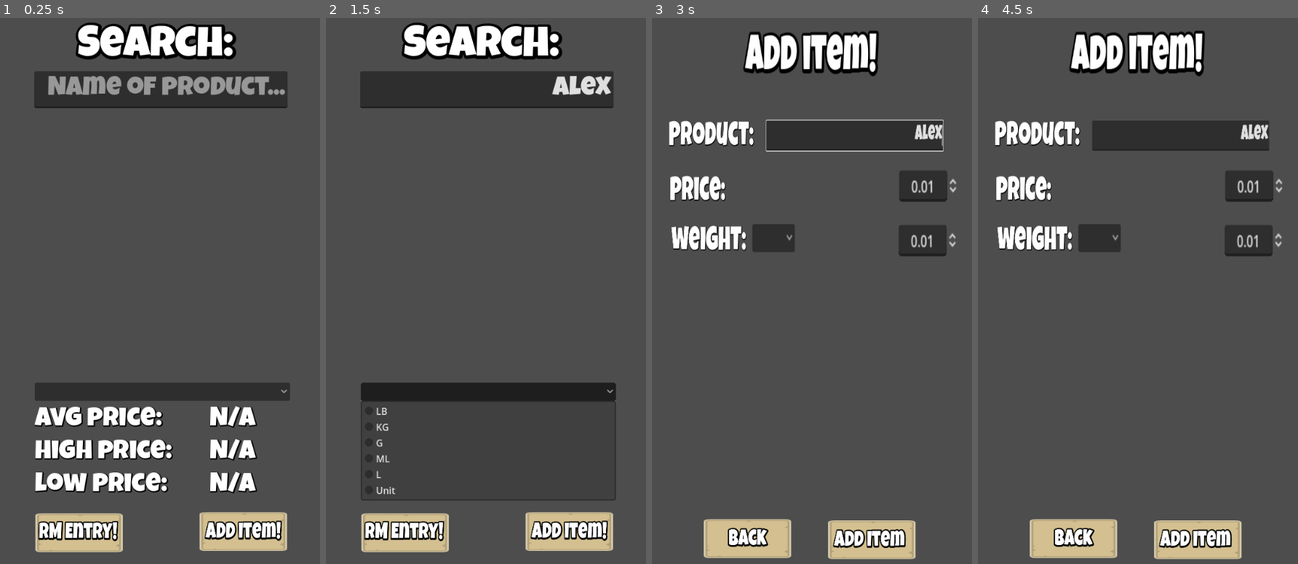
Above: before the commit, frames 1-4 (left to right).
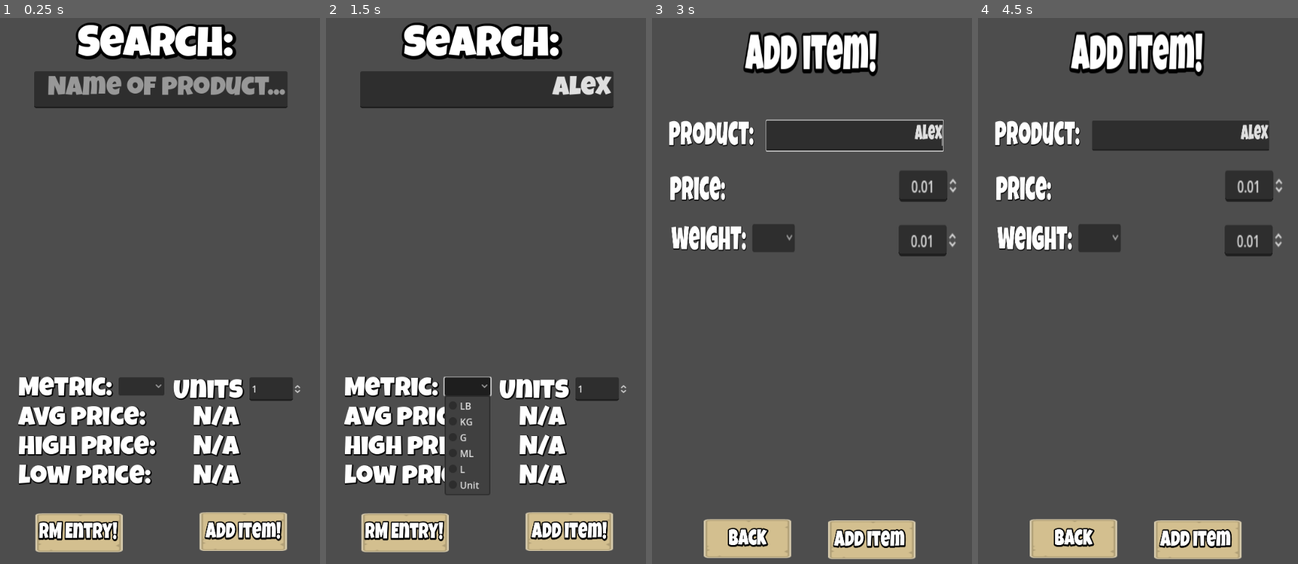
Above: after the commit, the same moments.

Repository: Darkarms/MomsGroceryTracker
Game: Godot game, scene res://scenes/Main.tscn
The game is run twice, just before and just after one commit, with the same random seed, the same clock (stepped at 60 frames per second) and the same inputs.
Inputs (mouse positions are in pixels of both pictures, inside the frame that each line leads up to; where the layout moved, square brackets give the same spot in the first picture):
- Up to frame 1 (0.25 s): no input
- Up to frame 2 (1.5 s): click (486, 88) at 0.52 s; type "Alex" at 0.6 s; click (466, 383) [489, 389] at 1.25 s
- Up to frame 3 (3 s): click "Add item!" at 2 s; click (853, 138) at 2.77 s; type "Alex" at 2.85 s
- Up to frame 4 (4.5 s): click (1099, 236) at 3.5 s; click "Add item" at 4.25 s

The runs differ from the first frame. In frame 1, 8.2% of the frame differs, in the area x 5-94%, y 65-88%; in frame 2, 7.1%; in frame 3, less than 0.1%; in frame 4, less than 0.1%.

Commit message:
implement amount of units
implement amount of units for metric chosen

Diff:
--- a/scenes/Main.tscn
+++ b/scenes/Main.tscn
@@ -15,20 +15,28 @@
 script = ExtResource("1_664lp")
 
 [node name="ProductDataScroll" type="ScrollContainer" parent="."]
-offset_left = 68.0
-offset_top = 643.0
-offset_right = 503.0
-offset_bottom = 847.0
+offset_left = 40.0
+offset_top = 633.0
+offset_right = 535.0
+offset_bottom = 846.0
 horizontal_scroll_mode = 0
 
 [node name="ProductDataVbox" type="VBoxContainer" parent="ProductDataScroll"]
 layout_mode = 2
 size_flags_horizontal = 3
 size_flags_vertical = 3
-theme_override_constants/separation = 10
 
-[node name="weightOptions" type="OptionButton" parent="ProductDataScroll/ProductDataVbox"]
+[node name="MetricLabel" type="Label" parent="ProductDataScroll/ProductDataVbox"]
 layout_mode = 2
+text = "Metric:"
+label_settings = ExtResource("4_131ha")
+
+[node name="weightOptions" type="OptionButton" parent="ProductDataScroll/ProductDataVbox/MetricLabel"]
+layout_mode = 2
+offset_left = 171.0
+offset_top = 1.0
+offset_right = 249.0
+offset_bottom = 32.0
 alignment = 1
 item_count = 6
 popup/item_0/text = "LB"
@@ -44,12 +52,33 @@
 popup/item_5/text = "Unit"
 popup/item_5/id = 5
 
+[node name="UnitsLabel" type="Label" parent="ProductDataScroll/ProductDataVbox/MetricLabel"]
+layout_mode = 2
+offset_left = 264.0
+offset_top = 4.0
+offset_right = 385.0
+offset_bottom = 50.0
+text = "Units"
+label_settings = ExtResource("4_131ha")
+
+[node name="NumberOfUnits" type="SpinBox" parent="ProductDataScroll/ProductDataVbox/MetricLabel/UnitsLabel"]
+layout_mode = 2
+offset_left = 130.0
+offset_top = -3.0
+offset_right = 220.0
+offset_bottom = 37.0
+min_value = 1.0
+max_value = 10000.0
+step = 0.01
+value = 1.0
+
 [node name="AvgPrice" type="Label" parent="ProductDataScroll/ProductDataVbox"]
 layout_mode = 2
 text = "avg price:"
 label_settings = ExtResource("4_131ha")
 
 [node name="AvgPriceData" type="Label" parent="ProductDataScroll/ProductDataVbox/AvgPrice"]
+layout_mode = 0
 offset_left = 253.0
 offset_right = 422.0
 offset_bottom = 36.0
@@ -64,6 +93,7 @@
 label_settings = ExtResource("4_131ha")
 
 [node name="HighPriceData" type="Label" parent="ProductDataScroll/ProductDataVbox/HighPrice"]
+layout_mode = 0
 offset_left = 253.0
 offset_right = 422.0
 offset_bottom = 46.0
@@ -78,6 +108,7 @@
 label_settings = ExtResource("4_131ha")
 
 [node name="LowPriceData" type="Label" parent="ProductDataScroll/ProductDataVbox/LowPrice"]
+layout_mode = 0
 offset_left = 253.0
 offset_right = 422.0
 offset_bottom = 46.0
@@ -110,6 +141,7 @@
 
 [node name="ScrollContainer" type="ScrollContainer" parent="ProductName"]
 visible = false
+layout_mode = 0
 offset_top = 70.0
 offset_right = 433.0
 offset_bottom = 516.0
@@ -157,7 +189,8 @@
 label_settings = SubResource("LabelSettings_cf8sn")
 
 [connection signal="tree_entered" from="." to="." method="_on_tree_entered"]
-[connection signal="item_selected" from="ProductDataScroll/ProductDataVbox/weightOptions" to="." method="_on_weight_options_item_selected"]
+[connection signal="item_selected" from="ProductDataScroll/ProductDataVbox/MetricLabel/weightOptions" to="." method="_on_weight_options_item_selected"]
+[connection signal="value_changed" from="ProductDataScroll/ProductDataVbox/MetricLabel/UnitsLabel/NumberOfUnits" to="." method="_on_spin_box_value_changed"]
 [connection signal="text_changed" from="ProductName" to="." method="_on_product_name_text_changed"]
 [connection signal="text_submitted" from="ProductName" to="." method="_on_product_name_text_submitted"]
 [connection signal="pressed" from="AddItemButton" to="." method="_on_add_item_button_pressed"]
--- a/scripts/Main.gd
+++ b/scripts/Main.gd
@@ -4,10 +4,11 @@
 @onready var vbox: VBoxContainer = $ProductName/ScrollContainer/Vbox
 @onready var scroll_container: ScrollContainer = $ProductName/ScrollContainer
 @onready var productsList = AppManager.GetProductsList()
-@onready var weight_options: OptionButton = $ProductDataScroll/ProductDataVbox/weightOptions
+@onready var weight_options: OptionButton = $ProductDataScroll/ProductDataVbox/MetricLabel/weightOptions
 @onready var avg_price_data: Label = $ProductDataScroll/ProductDataVbox/AvgPrice/AvgPriceData
 @onready var low_price_data: Label = $ProductDataScroll/ProductDataVbox/LowPrice/LowPriceData
 @onready var high_price_data: Label = $ProductDataScroll/ProductDataVbox/HighPrice/HighPriceData
+@onready var number_of_units: SpinBox = $ProductDataScroll/ProductDataVbox/MetricLabel/UnitsLabel/NumberOfUnits
 
 var buttonFont = load("res://assets/Fonts/LuckiestGuy-Regular.ttf")
 var buttons = []
@@ -53,7 +54,7 @@
 		match weightType:
 			"LB":
 				if convertFrom == "L" or convertFrom == "ML":
-					pass
+					continue
 				elif convertFrom == "KG":
 					weightEnd *= 2.20462
 					if weightEnd >= 1.0:
@@ -73,7 +74,7 @@
 						priceEnd = priceStart * weightEnd
 			"KG":
 				if convertFrom == "L" or convertFrom == "ML":
-					pass
+					continue
 				elif convertFrom == "LB":
 					weightEnd /= 2.20462
 					if weightEnd >= 1.0:
@@ -93,7 +94,7 @@
 						priceEnd = priceStart * weightEnd
 			"G":
 				if convertFrom == "L" or convertFrom == "ML":
-					pass
+					continue
 				elif convertFrom == "LB":
 					weightEnd *= 453.6
 					if weightEnd >= 1.0:
@@ -113,7 +114,7 @@
 						priceEnd = priceStart * weightEnd
 			"ML":
 				if convertFrom == "G" or convertFrom == "KG":
-					pass
+					continue
 				elif convertFrom == "L":
 					weightEnd *= 1000.0
 					if weightEnd >= 1.0:
@@ -127,7 +128,7 @@
 						priceEnd = priceStart * weightEnd
 			"L":
 				if convertFrom == "G" or convertFrom == "KG":
-					pass
+					continue
 				elif convertFrom == "ML":
 					weightEnd /= 1000.0
 					if weightEnd >= 1.0:
@@ -149,6 +150,7 @@
 						priceEnd = priceStart * weightEnd
 		if not priceEnd:
 			continue
+		priceEnd *= number_of_units.value
 		priceEnd = AppManager.round_to_dec(priceEnd, 2)
 		if not priceLow:
 			priceLow = priceEnd
@@ -210,3 +212,8 @@
 
 func _on_weight_options_item_selected(_index: int) -> void:
 	RetrieveAndProccessData()
+
+
+func _on_spin_box_value_changed(_value: float) -> void:
+	if weight_options.get_selected_id() != -1 and product_name.text in productsList:
+		RetrieveAndProccessData()
